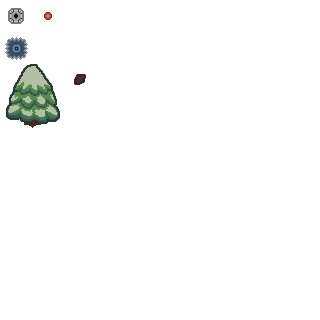
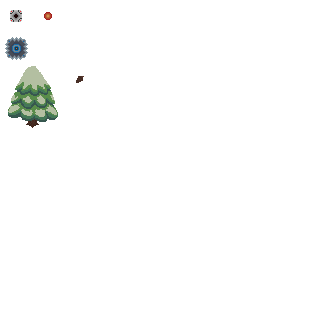
Revision of a layered 320×320 image; what changed, layer by layer:
painted on "Layer 18" over [6, 64, 60, 125]
painted on "Layer 2" over [8, 8, 24, 24]
